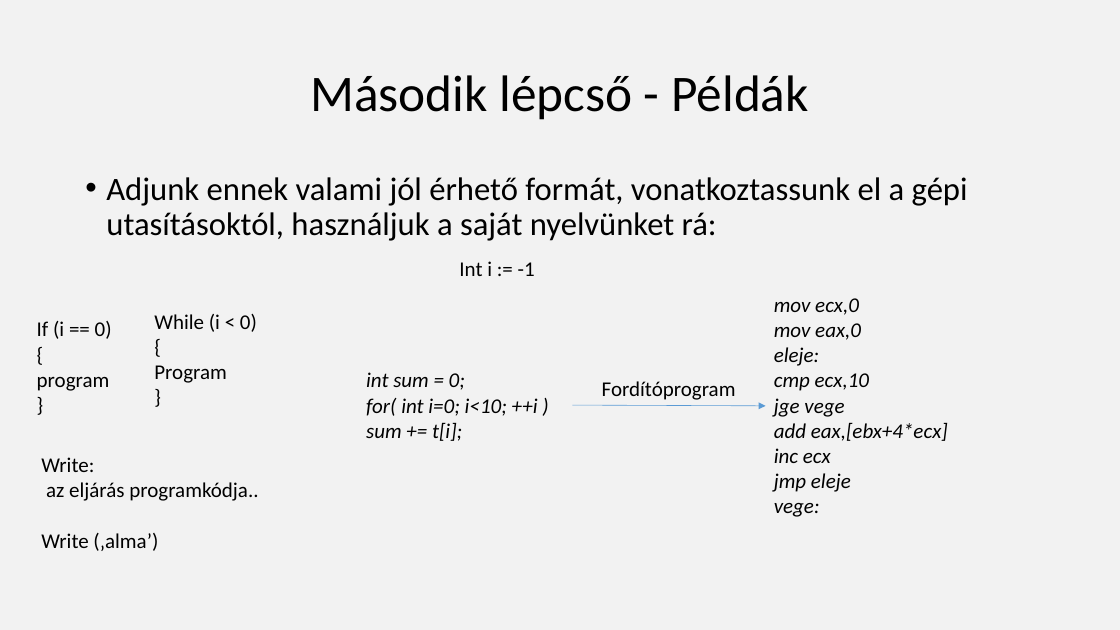
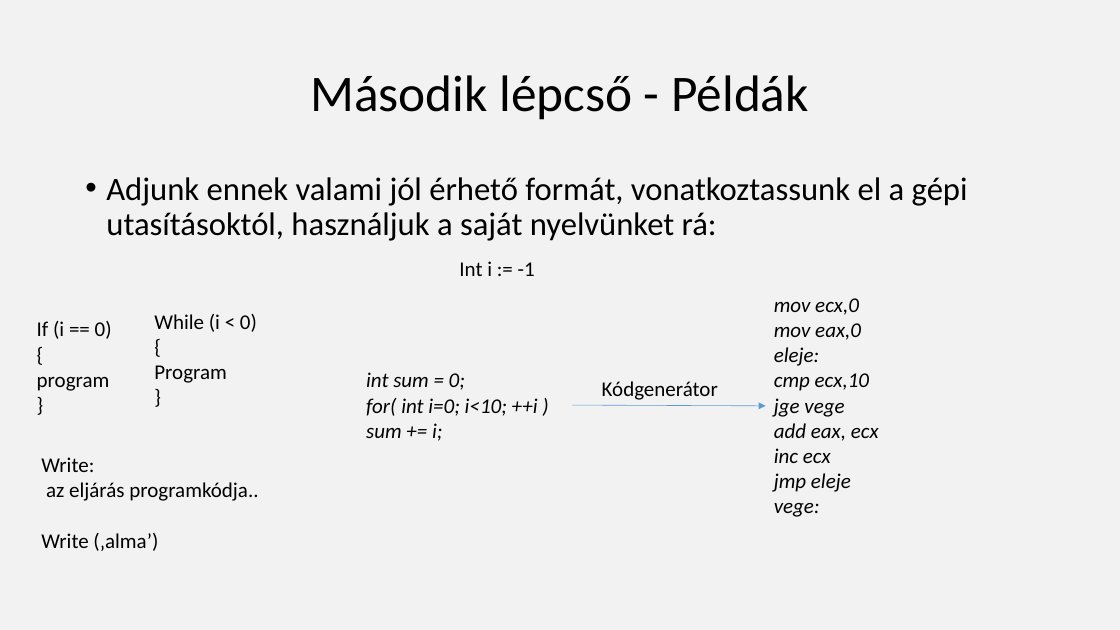
Before and after one commit to nagyandras95/Egyetem, a slide deck: slide 11 of efop/03/Absztakciós szintek a programozásban.pptx. Drawn at 1120x630 pixels with LibreOffice and Linux fonts; fonts in the diff are those of the drawing. Boxes give left, top, right and bottom in pixels: in the first picture for what was removed or moved away, otherwise in the second. Text is boxed around its words. In the diff, an @@ line names an element or a change of style, - is before the commit and + after.

```diff
--- a/efop/03/Absztakciós szintek a programozásban.pptx
+++ b/efop/03/Absztakciós szintek a programozásban.pptx
@@ text at box(602, 381, 718, 400): text changed @@
-Fordítóprogram
+Kódgenerátor
@@ text at box(366, 423, 442, 441): text changed @@
-sum += t[i];
+sum += i;
@@ text at box(774, 423, 879, 441): text changed @@
-add eax,[ebx+4*ecx]
+add eax, ecx
```
Also in this commit, not shown: 12 other slides changed, 9 other files.
